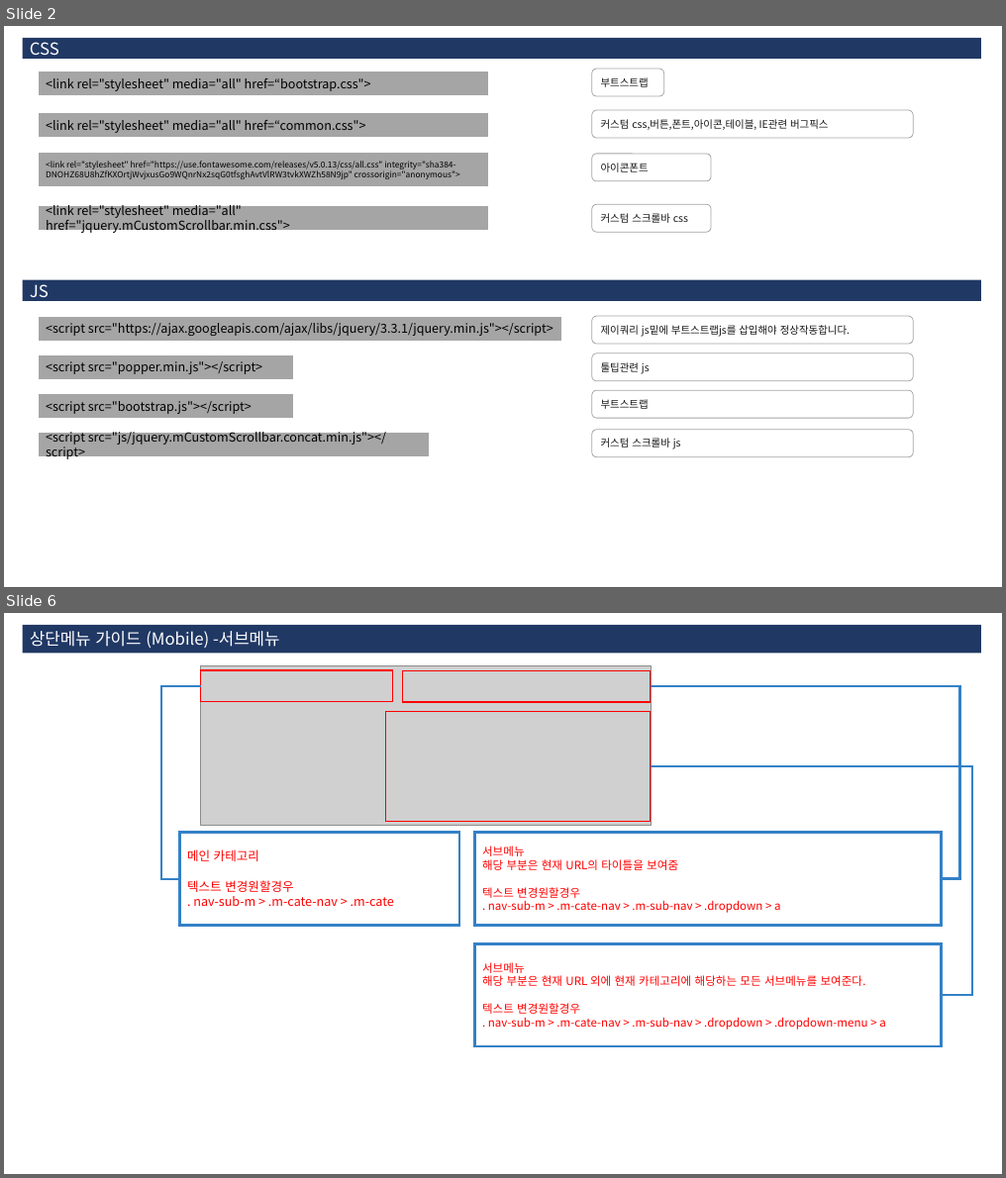
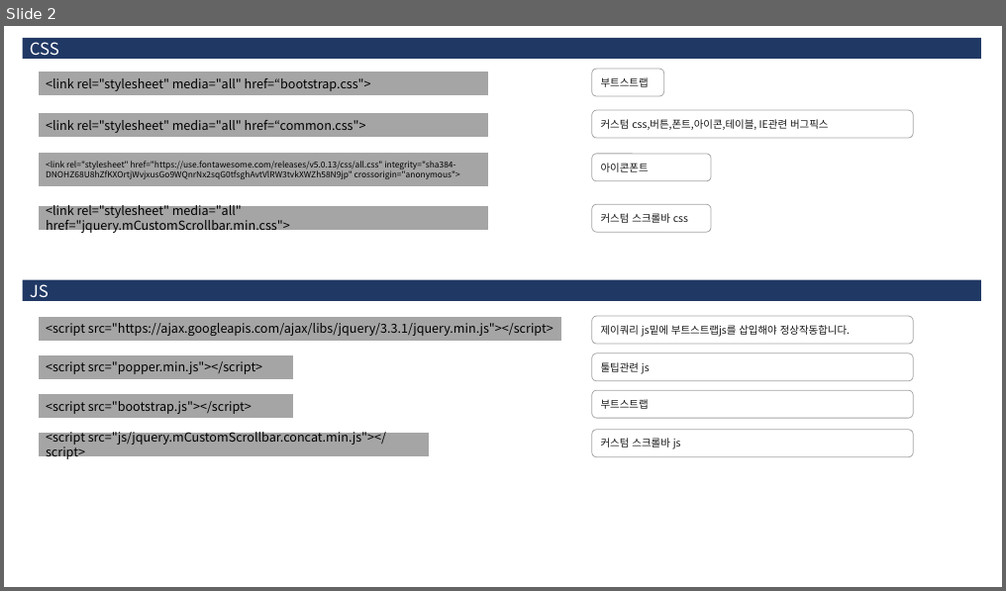
Before and after one commit to 3dwebart/html-publish, a slide deck: web/data/guide.pptx. Shown one above the other, each under a label of ours: slides 2 and 6 before the commit, slide 2 after it; the slides between them are not shown. The pictures are 1006x1178 and 1006x591 pixels, drawn with LibreOffice and Linux fonts; fonts in the diff are those of the drawing; grey boxes stand for pictures. Boxes give left, top, right and bottom in pixels: in the first picture for what was removed or moved away, otherwise in the second. Text is boxed around its words. In the diff, an @@ line names an element or a change of style, - is before the commit and + after.

```diff
--- a/web/data/guide.pptx
+++ b/web/data/guide.pptx
@@ slide 6 removed at (4,613,1002,1174), background #FFFFFF @@
@@ rectangle removed at (23,625,982,654) @@
-상단메뉴 가이드 (Mobile) -서브메뉴
@@ picture removed at (201,666,650,825) @@
@@ rectangle removed at (201,670,393,701) @@
@@ rectangle removed at (403,670,650,702) @@
@@ elbow line removed from (201, 685) to (180, 878) @@
@@ elbow line removed from (650, 686) to (942, 878) @@
@@ rectangle removed at (386,711,650,822) @@
@@ elbow line removed from (650, 766) to (942, 995) @@
@@ rectangle removed at (180,833,459,925) @@
-메인 카테고리
-텍스트 변경원할경우
-. nav-sub-m > .m-cate-nav > .m-cate
@@ rectangle removed at (475,833,942,925) @@
-서브메뉴
-해당 부분은 현재 URL의 타이틀을 보여줌
-텍스트 변경원할경우
-. nav-sub-m > .m-cate-nav > .m-sub-nav > .dropdown > a
@@ rectangle removed at (475,945,942,1048) @@
-서브메뉴
-해당 부분은 현재 URL 외에 현재 카테고리에 해당하는 모든 서브메뉴를 보여준다.
-텍스트 변경원할경우
-. nav-sub-m > .m-cate-nav > .m-sub-nav > .dropdown > .dropdown-menu > a
```
Also in this commit, not shown: 5 slides changed, 26 slides added, 11 other slides removed, 14 other files.
